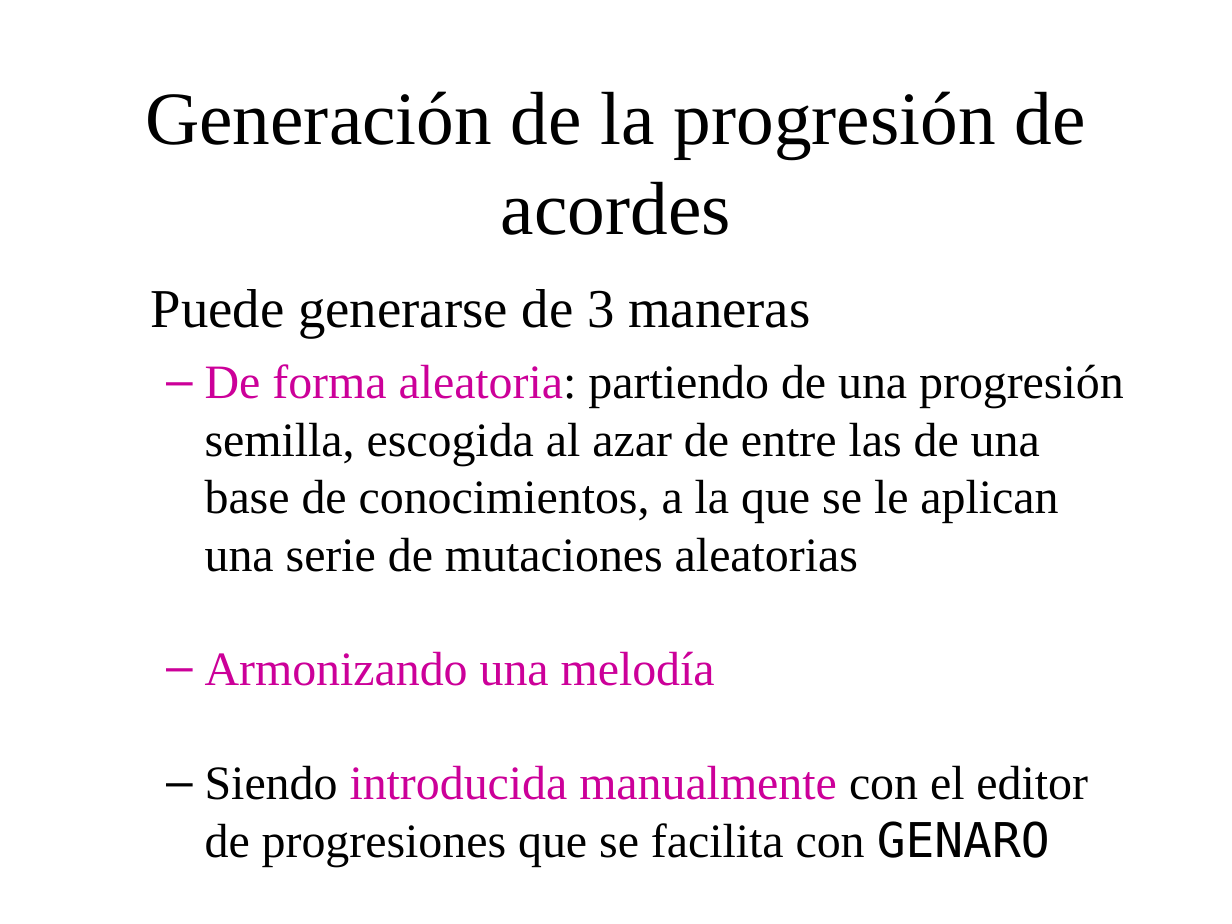
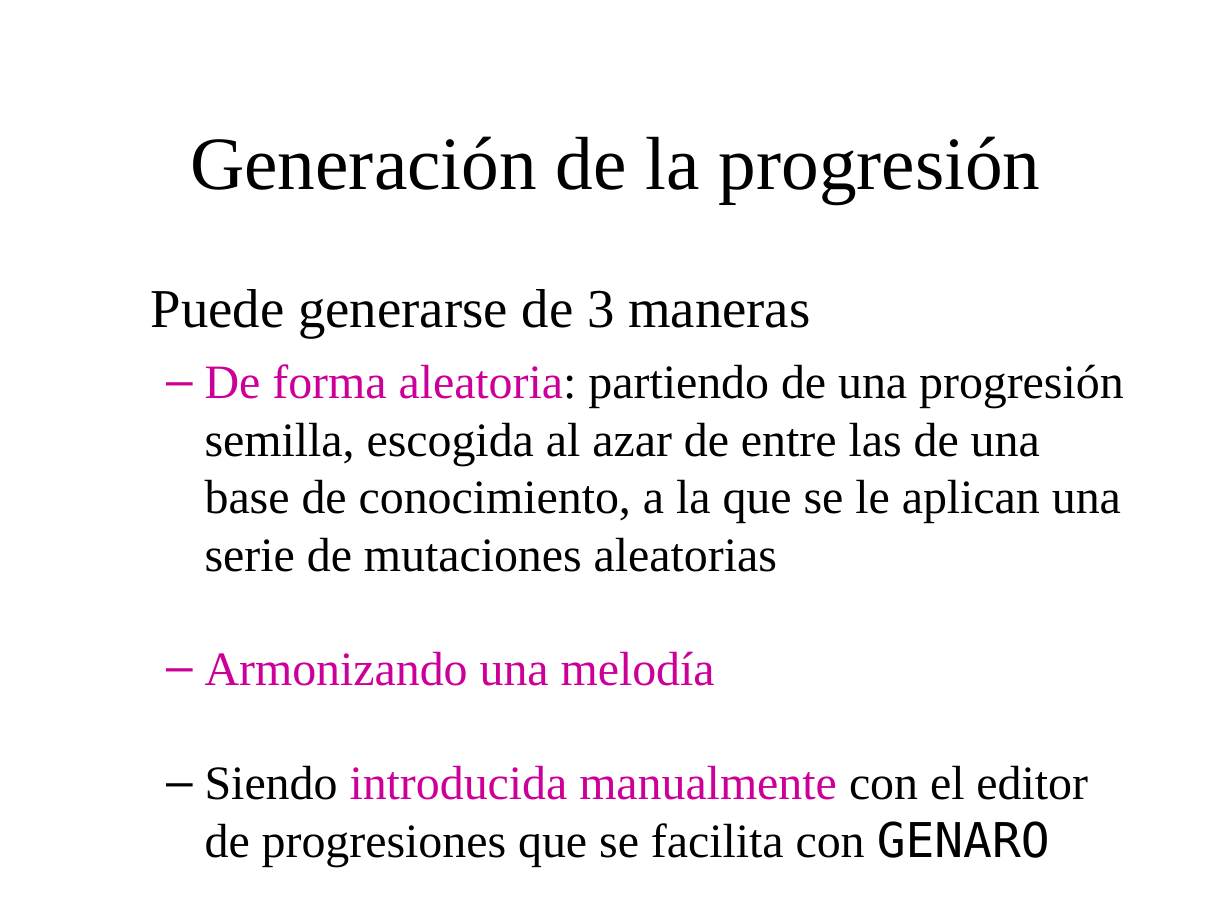
Before and after one commit to BackupTheBerlios/genaro, a slide deck: slide 15 of Documentos/MemoriaSSII/presentacion_proyecto2.ppt. Drawn at 1232x924 pixels with LibreOffice and Linux fonts; fonts in the diff are those of the drawing; background and template pictures are left out. Boxes give left, top, right and bottom in pixels: in the first picture for what was removed or moved away, otherwise in the second. Text is boxed around its words. In the diff, an @@ line names an element or a change of style, - is before the commit and + after.

```diff
--- a/Documentos/MemoriaSSII/presentacion_proyecto2.ppt
+++ b/Documentos/MemoriaSSII/presentacion_proyecto2.ppt
@@ title at (x1=190, y1=136, x2=1041, y2=203): text changed @@
-Generación de la progresión de acordes
+Generación de la progresión
@@ text at (x1=205, y1=364, x2=1124, y2=572): text changed @@
-  – De forma aleatoria: partiendo de una progresión semilla, escogida al azar de entre las de una base de conocimientos, a la que se le aplican una serie de mutaciones aleatorias
+  – De forma aleatoria: partiendo de una progresión semilla, escogida al azar de entre las de una base de conocimiento, a la que se le aplican una serie de mutaciones aleatorias
```
Also in this commit, not shown: 9 other slides changed.
